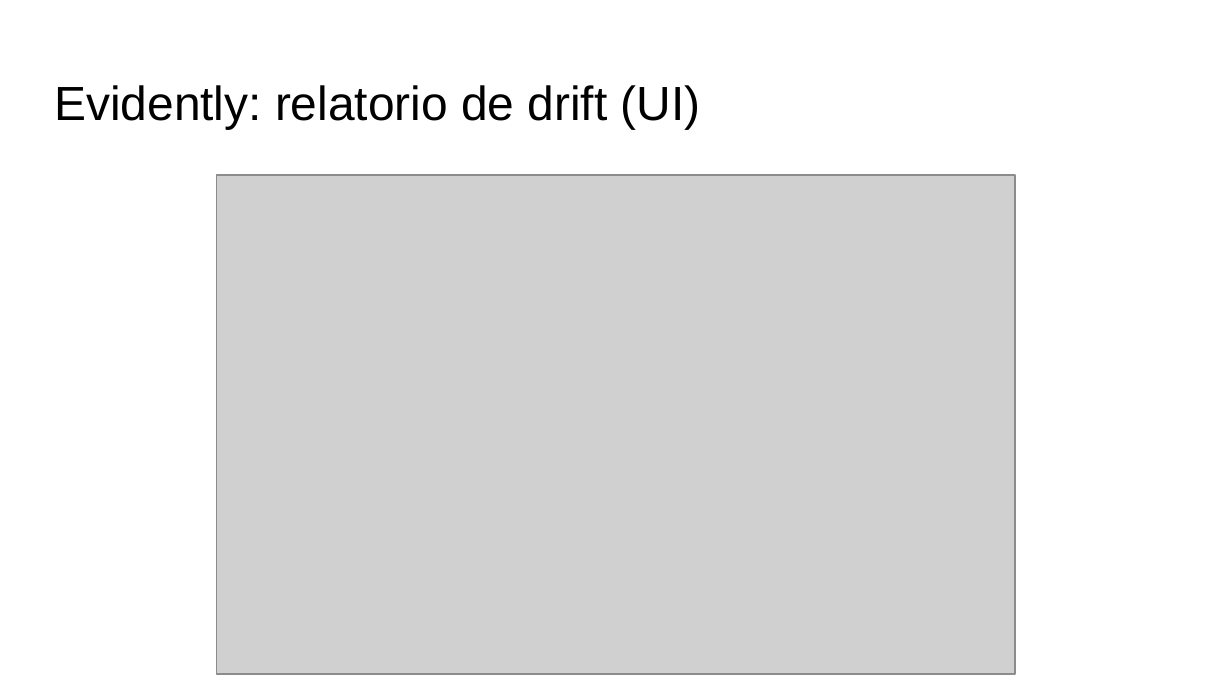
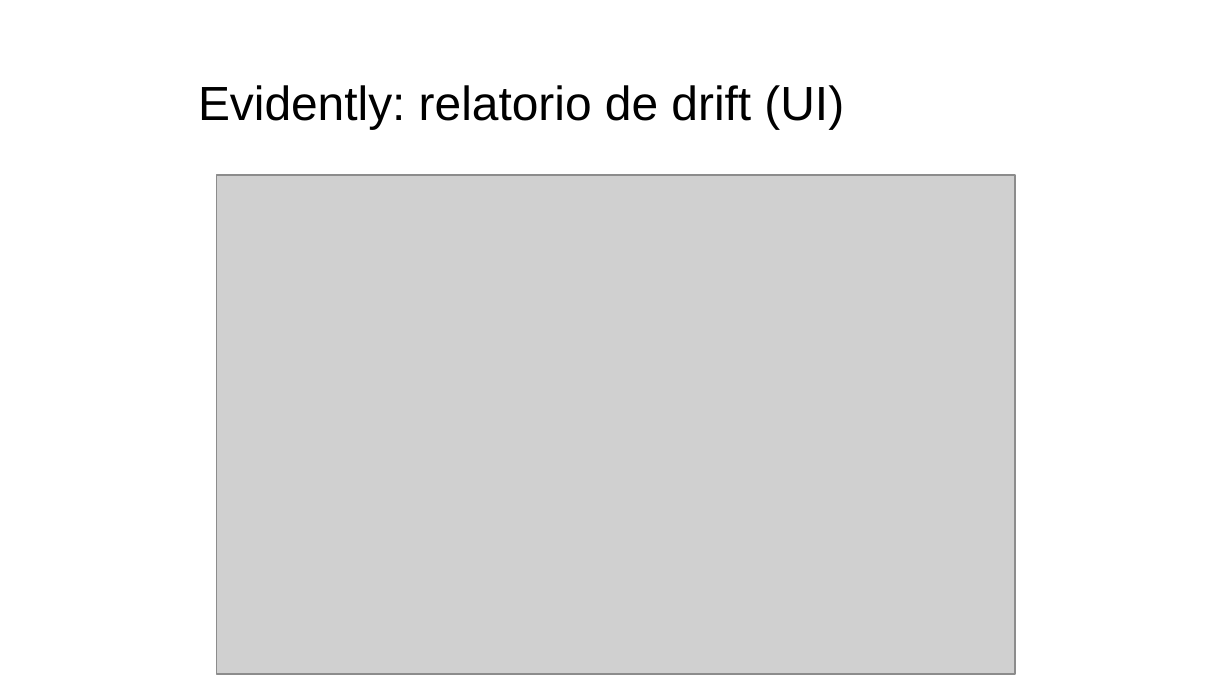
Before and after one commit to gilvanveras/gilvanvmj-mlops-icev, a slide deck: slide 24 of Slides_Domingo.pptx. Drawn at 1232x693 pixels with LibreOffice and Linux fonts; fonts in the diff are those of the drawing; grey boxes stand for pictures; background and template pictures are left out. Boxes give left, top, right and bottom in pixels: in the first picture for what was removed or moved away, otherwise in the second. Text is boxed around its words. In the diff, an @@ line names an element or a change of style, - is before the commit and + after.

```diff
--- a/Slides_Domingo.pptx
+++ b/Slides_Domingo.pptx
@@ title "Evidently: relatorio de drift (UI)": place and size @@
-title "Evidently: relatorio de drift (UI)" at box(54, 85, 701, 129)
+title "Evidently: relatorio de drift (UI)" at box(198, 85, 844, 129)
```
Also in this commit, not shown: 2 other slides changed, 1 other file.
